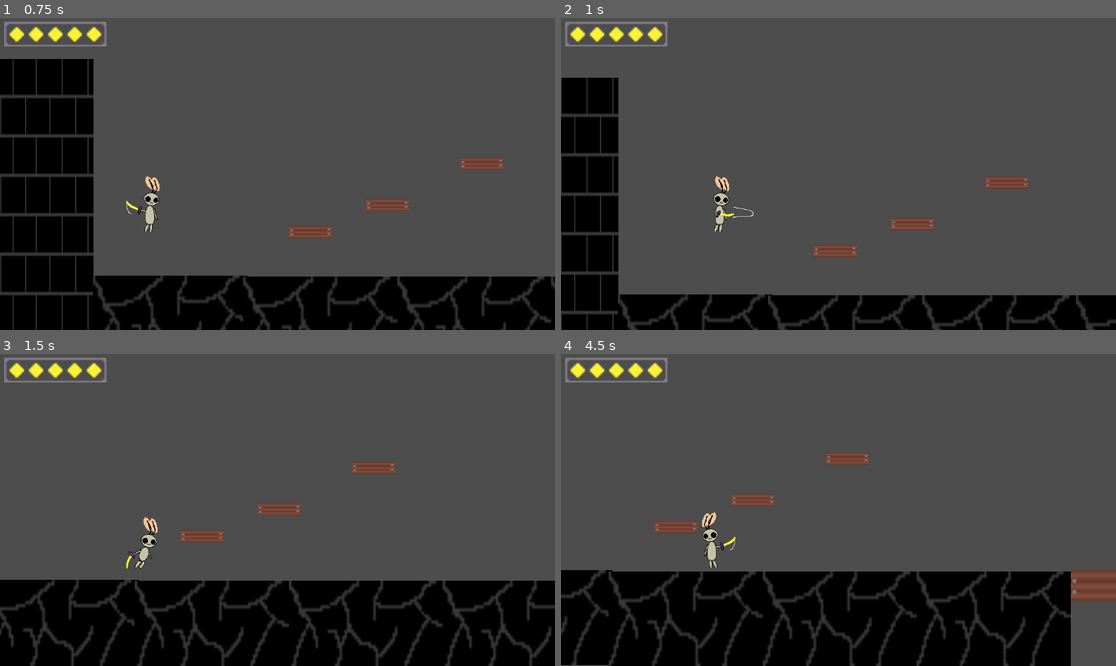
Above: before the commit, frames 1-4 (two rows, left to right).
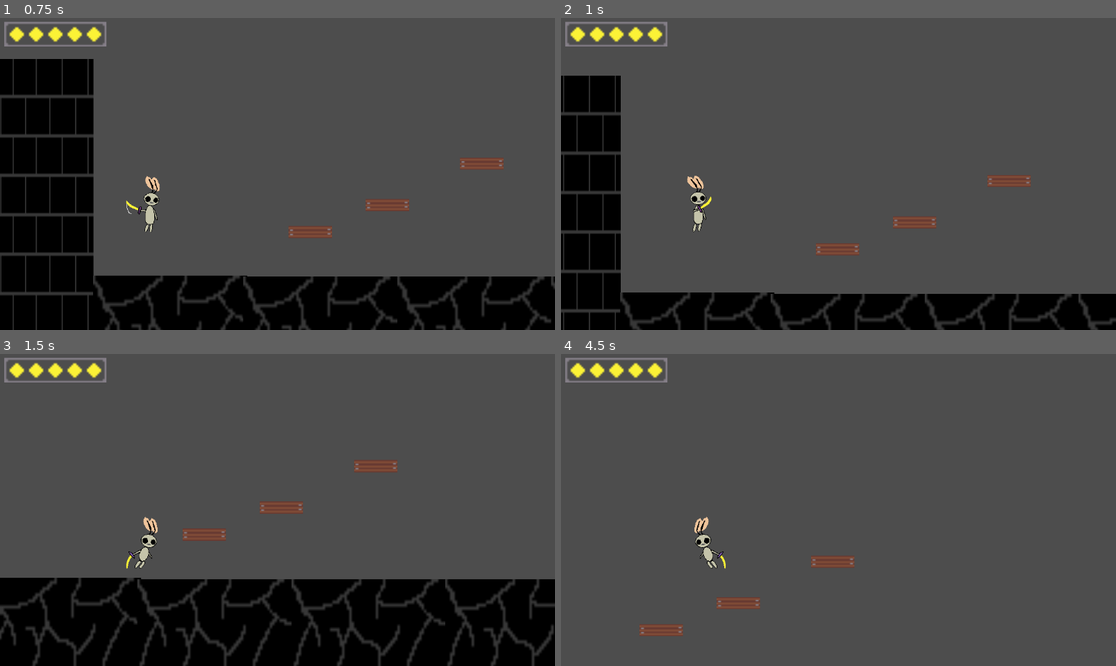
Above: after the commit, the same moments.

Repository: Jacob-Hawksley/Blade-Of-Light
Game: Godot game, scene res://node_2d.tscn
Two runs of this game, one before a commit and one after it. Both use one fixed random seed, a clock stepped at 60 frames per second and the inputs below.
Inputs:
- Up to frame 1 (0.75 s): tap Enter (ui_accept) at 0.5 s; hold Right (ui_right) from 0.53 s (still down); tap Z (ui_attack, bound only after the commit) at 0.6 s
- Up to frame 2 (1 s): keep holding Right (ui_right); tap Enter (ui_accept) at 0.77 s; tap X (ui_parry, bound only after the commit) at 0.8 s
- Up to frame 3 (1.5 s): keep holding Right (ui_right); tap Enter (ui_accept) at 1.07 s; tap X (ui_parry, bound only after the commit) at 1.35 s
- Up to frame 4 (4.5 s): tap Enter (ui_accept) at 1.52, 1.55, 1.82, 2.1, 3.02, 3.32, 3.77, 3.8, 4.07 s; release Right (ui_right) at 2.03 s; hold Left (ui_left) 2.03-2.78 s; tap Z (ui_attack, bound only after the commit) at 2.3, 2.85, 4.35 s; hold Right (ui_right) 2.78-4.28 s; tap X (ui_parry, bound only after the commit) at 3.05, 3.6 s; hold Left (ui_left) from 4.28 s (still down)

Frame 1 is identical in both runs. In frame 2, 4.8% of the frame differs, in the area x 0-100%, y 18-100%; in frame 3, 4.6%; in frame 4, 30%, in the area x 0-100%, y 31-100%.

Commit message:
added parries and controller support

Diff:
--- a/character_body_2d.gd
+++ b/character_body_2d.gd
@@ -2,15 +2,17 @@
 
 @onready var sprite: AnimatedSprite2D = $AnimatedSprite2D
 @onready var _animated_sprite = $AnimatedSprite2D
-@onready var cd = 0
+@onready var busy = 0
+@onready var hit = false
+@onready var parrycd = 0
+@onready var attackcd = 0
 
 const SPEED = 300.0
 const JUMP_VELOCITY = -500.0
 
 func _ready() -> void:
-	Global.z = 0
 	Global.direct = 1
-
+	Global.parry = 0
 
 
 
@@ -44,21 +46,47 @@
 	else:
 		velocity.x = move_toward(velocity.x, 0, SPEED)
 	#Running and walking
-	if direction != 0 and Global.z == 0:
+	if direction != 0 and busy == 0:
 		_animated_sprite.play("run")
-	if direction == 0 and Global.z == 0:
+	if direction == 0 and busy == 0:
 		_animated_sprite.play("default")
 	Global.player = position
 	#Attacking
-	if Input.is_key_pressed(KEY_Z) and cd == 0:
-		cd = 1
-		Global.z = 1
+	if Input.is_action_just_pressed("ui_attack") and attackcd == 0:
+		busy = 1
+		attackcd = 1
 		_animated_sprite.play("sslash")
 		await get_tree().create_timer(0.6).timeout
-		Global.z = 0
+		busy = 0
 		await get_tree().create_timer(0.5).timeout
-		cd = 0
+		attackcd = 0
+	#parrying
+	if Input.is_action_just_pressed("ui_parry") and parrycd == 0:
+		busy = 1
+		parrycd = 1
+		_animated_sprite.play("parryready")
+		Global.parry = 1
+		await get_tree().create_timer(0.3).timeout
+		if hit == true:
+			_animated_sprite.play("parryyes")
+			await get_tree().create_timer(0.1).timeout
+			parrycd = 0
+			Global.parry = 0
+
+		elif hit == false:
+			Global.parry = 0
+			await get_tree().create_timer(1).timeout
+			parrycd = 0
+		busy = 0
+
+
 	if Global.hp == 0:
 		queue_free()
 
 	move_and_slide()
+
+
+func _on_hurtbox_area_entered(area: Area2D) -> void:
+	hit = true
+	await get_tree().create_timer(0.3).timeout
+	hit = false
--- a/character_body_2d_2.gd
+++ b/character_body_2d_2.gd
@@ -1,6 +1,6 @@
 extends CharacterBody2D
 @onready var sprite: AnimatedSprite2D = $AnimatedSprite2D # Or $AnimatedSprite2D if that's what you're using
-@onready var ravenhp = 15
+@onready var ravenhp = 25
 @onready var iframe = 0
 @onready var bar: ProgressBar = $Hp
 @onready var a = 0
@@ -28,7 +28,7 @@
 		queue_free()
 	Global.raven = int(self.position.x)
 
-	bar.value = ravenhp
+
 	if cd == 0:
 		sprite.play('default')
 	if a == 1 and cd == 0:
@@ -43,13 +43,11 @@
 	if (position.x - 200) < Global.player.x and Global.player.x < (position.x + 200) and cd == 0:
 		await get_tree().create_timer(0.5).timeout
 		a = randi() % 5
-
-
-
-
-func _on_area_2d_area_entered(area: Area2D) -> void:
-	if iframe == 0:
-		iframe = 1
-		ravenhp -= 1
-		await get_tree().create_timer(0.3).timeout
-		iframe = 0
+	if Global.ravenhit == true:
+		if iframe == 0:
+			print('sdsdsdsd')
+			ravenhp -= 1
+			iframe = 1
+			await get_tree().create_timer(0.2).timeout
+			iframe = 0
+	bar.value = ravenhp
--- a/lslash.gd
+++ b/lslash.gd
@@ -1,8 +1,17 @@
 extends CollisionShape2D
-func _process(delta: float) -> void:
-	if Global.direct < 0 and Global.z == 1:
-		await get_tree().create_timer(0.3).timeout
+
+
+
+func _on_animated_sprite_2d_animation_finished() -> void:
+	if Global.direct < 0:
 		self.disabled = false
-
+		await get_tree().create_timer(0.1).timeout
+		self.disabled = true
 	else:
 		self.disabled = true
+
+
+func _on_area_2d_area_entered(area: Area2D) -> void:
+	Global.ravenhit = true
+	await get_tree().create_timer(0.1).timeout
+	Global.ravenhit = false
--- a/lspin.gd
+++ b/lspin.gd
@@ -4,15 +4,16 @@
 
 
 func _on_hurtbox_area_entered(area: Area2D) -> void:
-	Global.hp -= 1
+	if Global.parry == 0:
+		Global.hp -= 1
+
+
 
 
 func _on_animated_sprite_2d_animation_finished() -> void:
 	if Global.player == null:
 		return
 	if Global.player.x < Global.raven:
-		print('a')
-
 		self.disabled = false
 		await get_tree().create_timer(0.1).timeout
 		self.disabled = true
--- a/node_2d.gd
+++ b/node_2d.gd
@@ -2,10 +2,7 @@
 
 var player = null
 var hp = null
-var z = null
 var direct = null
 var raven = null
-
-
-func _on_animated_sprite_2d_animation_finished() -> void:
-	pass # Replace with function body.
+var parry = null
+var ravenhit = null
--- a/node_2d.tscn
+++ b/node_2d.tscn
@@ -1,17 +1,20 @@
-[gd_scene load_steps=51 format=3 uid="uid://bvt7cpokp8n8x"]
+[gd_scene load_steps=54 format=3 uid="uid://bvt7cpokp8n8x"]
 
 [ext_resource type="Script" uid="uid://7wqg8h2dsgqt" path="res://character_body_2d.gd" id="1_42e66"]
 [ext_resource type="Texture2D" uid="uid://dnye7xix4plop" path="res://Floor.png" id="1_bh2ed"]
 [ext_resource type="Script" uid="uid://jbyklni50tip" path="res://node_2d.gd" id="1_ta5nu"]
 [ext_resource type="Texture2D" uid="uid://dgtckvfw2o7mi" path="res://Idle-Sprite.png" id="2_hs4i7"]
 [ext_resource type="Texture2D" uid="uid://blt052cugnv2h" path="res://Moving.png" id="4_3j8yj"]
+[ext_resource type="Texture2D" uid="uid://civg34q3w3xcu" path="res://parry3.png" id="5_540hr"]
 [ext_resource type="Texture2D" uid="uid://dlhf28evjd2fb" path="res://Platform.png" id="5_v0qa2"]
+[ext_resource type="Texture2D" uid="uid://c18utp0rhos1v" path="res://parry1.png" id="6_6ip5v"]
 [ext_resource type="Texture2D" uid="uid://cscrvqtaa0kpd" path="res://hp0.png" id="6_ac1a7"]
 [ext_resource type="Texture2D" uid="uid://cb04xyd7iy1d" path="res://Bridge.png" id="6_fbxw5"]
 [ext_resource type="Texture2D" uid="uid://b3h48oftisjnf" path="res://hp5.png" id="6_wnmoj"]
 [ext_resource type="Texture2D" uid="uid://ctkpwowvyrdrb" path="res://hp1.png" id="7_c1gty"]
 [ext_resource type="Texture2D" uid="uid://blpap3hefqmal" path="res://Slash1.png" id="7_ei405"]
 [ext_resource type="Texture2D" uid="uid://dx3poqd0isotf" path="res://Brick-Wall.png" id="7_na3yk"]
+[ext_resource type="Texture2D" uid="uid://dxiycngmptuya" path="res://parry2.png" id="7_q5dlx"]
 [ext_resource type="Texture2D" uid="uid://d4a6x6t363cds" path="res://Slash2.png" id="8_e8dv2"]
 [ext_resource type="Texture2D" uid="uid://dj6ixbj20vme2" path="res://hp2.png" id="8_hp0eo"]
 [ext_resource type="Texture2D" uid="uid://b3rvegotcpqq5" path="res://Slash3.png" id="9_2nhjh"]
@@ -52,6 +55,33 @@
 }, {
 "frames": [{
 "duration": 1.0,
+"texture": ExtResource("5_540hr")
+}],
+"loop": true,
+"name": &"parryno",
+"speed": 5.0
+}, {
+"frames": [{
+"duration": 1.0,
+"texture": ExtResource("6_6ip5v")
+}],
+"loop": true,
+"name": &"parryready",
+"speed": 5.0
+}, {
+"frames": [{
+"duration": 1.0,
+"texture": ExtResource("7_q5dlx")
+}, {
+"duration": 1.0,
+"texture": ExtResource("5_540hr")
+}],
+"loop": false,
+"name": &"parryyes",
+"speed": 5.0
+}, {
+"frames": [{
+"duration": 1.0,
 "texture": ExtResource("4_3j8yj")
 }],
 "loop": true,
@@ -73,14 +103,8 @@
 }, {
 "duration": 1.0,
 "texture": ExtResource("11_gt76g")
-}, {
-"duration": 1.0,
-"texture": ExtResource("11_gt76g")
-}, {
-"duration": 1.0,
-"texture": ExtResource("11_gt76g")
-}],
-"loop": true,
+}],
+"loop": false,
 "name": &"sslash",
 "speed": 14.0
 }]
@@ -238,8 +262,6 @@
 position = Vector2(-9, -9)
 sprite_frames = SubResource("SpriteFrames_ma753")
 animation = &"sslash"
-frame = 5
-frame_progress = 0.631589
 centered = false
 offset = Vector2(-42, -80)
 
@@ -318,7 +340,7 @@
 offset_bottom = -73.0
 theme_override_styles/background = SubResource("StyleBoxFlat_gt76g")
 theme_override_styles/fill = SubResource("StyleBoxFlat_1fr6y")
-max_value = 15.0
+max_value = 25.0
 show_percentage = false
 script = ExtResource("25_gt76g")
 metadata/_edit_use_anchors_ = true
@@ -442,8 +464,12 @@
 position = Vector2(94.8, 0.849998)
 shape = SubResource("RectangleShape2D_1qv7n")
 
+[connection signal="animation_finished" from="Player/AnimatedSprite2D" to="Player/Area2D/Rslash" method="_on_animated_sprite_2d_animation_finished"]
+[connection signal="animation_finished" from="Player/AnimatedSprite2D" to="Player/Area2D/Lslash" method="_on_animated_sprite_2d_animation_finished"]
+[connection signal="area_entered" from="Player/Hurtbox" to="Player" method="_on_hurtbox_area_entered"]
 [connection signal="area_entered" from="Player/Hurtbox" to="Raven/Area2D2/rspin" method="_on_hurtbox_area_entered"]
 [connection signal="area_entered" from="Player/Hurtbox" to="Raven/Area2D2/lspin" method="_on_hurtbox_area_entered"]
 [connection signal="animation_finished" from="Raven/AnimatedSprite2D" to="Raven/Area2D2/rspin" method="_on_animated_sprite_2d_animation_finished"]
 [connection signal="animation_finished" from="Raven/AnimatedSprite2D" to="Raven/Area2D2/lspin" method="_on_animated_sprite_2d_animation_finished"]
-[connection signal="area_entered" from="Raven/Area2D" to="Raven" method="_on_area_2d_area_entered"]
+[connection signal="area_entered" from="Raven/Area2D" to="Player/Area2D/Rslash" method="_on_area_2d_area_entered"]
+[connection signal="area_entered" from="Raven/Area2D" to="Player/Area2D/Lslash" method="_on_area_2d_area_entered"]
--- a/polygon_2d.gd
+++ b/polygon_2d.gd
@@ -3,7 +3,6 @@
 
 # Called when the node enters the scene tree for the first time.
 func _ready() -> void:
-
 	pass # Replace with function body.
 
 
--- a/project.godot
+++ b/project.godot
@@ -23,6 +23,29 @@
 
 enabled=PackedStringArray("res://addons/godot_super-wakatime/plugin.cfg")
 
+[input]
+
+ui_accept={
+"deadzone": 0.5,
+"events": [Object(InputEventKey,"resource_local_to_scene":false,"resource_name":"","device":0,"window_id":0,"alt_pressed":false,"shift_pressed":false,"ctrl_pressed":false,"meta_pressed":false,"pressed":false,"keycode":4194309,"physical_keycode":0,"key_label":0,"unicode":0,"location":0,"echo":false,"script":null)
+, Object(InputEventKey,"resource_local_to_scene":false,"resource_name":"","device":0,"window_id":0,"alt_pressed":false,"shift_pressed":false,"ctrl_pressed":false,"meta_pressed":false,"pressed":false,"keycode":4194310,"physical_keycode":0,"key_label":0,"unicode":0,"location":0,"echo":false,"script":null)
+, Object(InputEventKey,"resource_local_to_scene":false,"resource_name":"","device":0,"window_id":0,"alt_pressed":false,"shift_pressed":false,"ctrl_pressed":false,"meta_pressed":false,"pressed":false,"keycode":32,"physical_keycode":0,"key_label":0,"unicode":32,"location":0,"echo":false,"script":null)
+, Object(InputEventJoypadButton,"resource_local_to_scene":false,"resource_name":"","device":-1,"button_index":0,"pressure":0.0,"pressed":true,"script":null)
+]
+}
+ui_attack={
+"deadzone": 0.2,
+"events": [Object(InputEventKey,"resource_local_to_scene":false,"resource_name":"","device":-1,"window_id":0,"alt_pressed":false,"shift_pressed":false,"ctrl_pressed":false,"meta_pressed":false,"pressed":false,"keycode":0,"physical_keycode":90,"key_label":0,"unicode":122,"location":0,"echo":false,"script":null)
+, Object(InputEventJoypadMotion,"resource_local_to_scene":false,"resource_name":"","device":-1,"axis":5,"axis_value":1.0,"script":null)
+]
+}
+ui_parry={
+"deadzone": 0.2,
+"events": [Object(InputEventKey,"resource_local_to_scene":false,"resource_name":"","device":-1,"window_id":0,"alt_pressed":false,"shift_pressed":false,"ctrl_pressed":false,"meta_pressed":false,"pressed":false,"keycode":0,"physical_keycode":88,"key_label":0,"unicode":120,"location":0,"echo":false,"script":null)
+, Object(InputEventJoypadButton,"resource_local_to_scene":false,"resource_name":"","device":-1,"button_index":10,"pressure":0.0,"pressed":true,"script":null)
+]
+}
+
 [rendering]
 
 renderer/rendering_method="gl_compatibility"
--- a/rslash.gd
+++ b/rslash.gd
@@ -1,10 +1,18 @@
 extends CollisionShape2D
 
-func _process(delta: float) -> void:
 
-	if Global.direct > 0 and Global.z == 1:
 
-		await get_tree().create_timer(0.3).timeout
+
+func _on_animated_sprite_2d_animation_finished() -> void:
+	if Global.direct > 0:
 		self.disabled = false
+		await get_tree().create_timer(0.1).timeout
+		self.disabled = true
 	else:
 		self.disabled = true
+
+
+func _on_area_2d_area_entered(area: Area2D) -> void:
+	Global.ravenhit = true
+	await get_tree().create_timer(0.1).timeout
+	Global.ravenhit = false
--- a/rspin.gd
+++ b/rspin.gd
@@ -1,8 +1,7 @@
 extends CollisionShape2D
 
 
-func _on_animated_sprite_2d_animation_changed() -> void:
-	Global.hp -= 1
+
 
 func _on_animated_sprite_2d_animation_finished() -> void:
 	if Global.player == null:
--- a/sprite2d.gd
+++ b/sprite2d.gd
@@ -5,7 +5,6 @@
 # Called when the node enters the scene tree for the first time.
 func _ready() -> void:
 	Global.hp = 5
-	pass
 
 
 # Called every frame. 'delta' is the elapsed time since the previous frame.
Binary file added: parry1.png
Not shown, added: parry1.png.import
Binary file added: parry2.png
Not shown, added: parry2.png.import
Binary file added: parry3.png
Not shown, added: parry3.png.import
